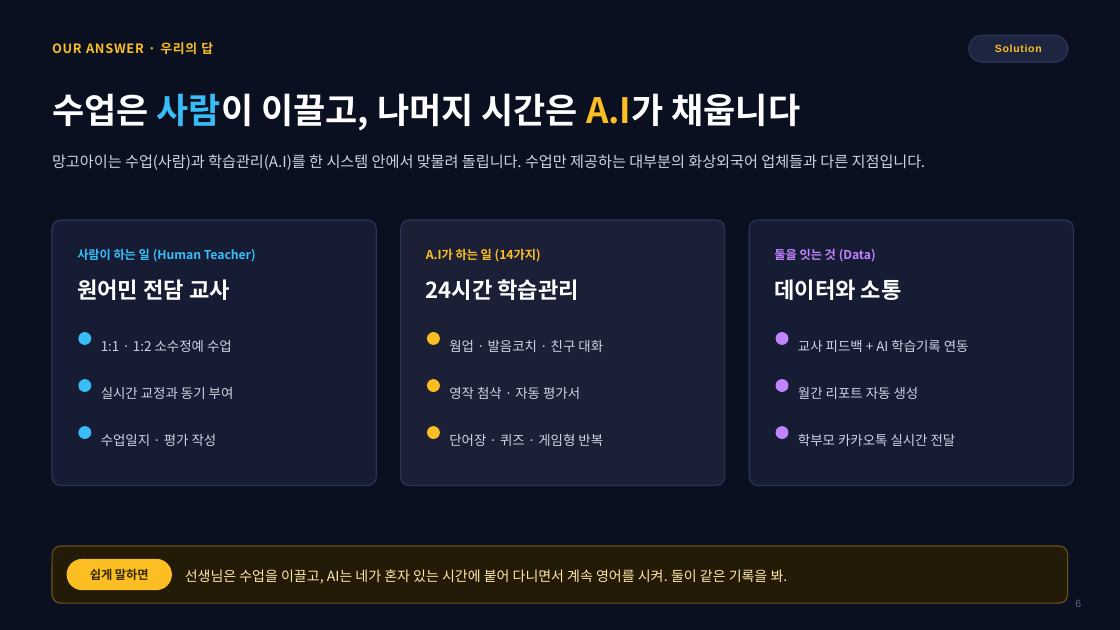
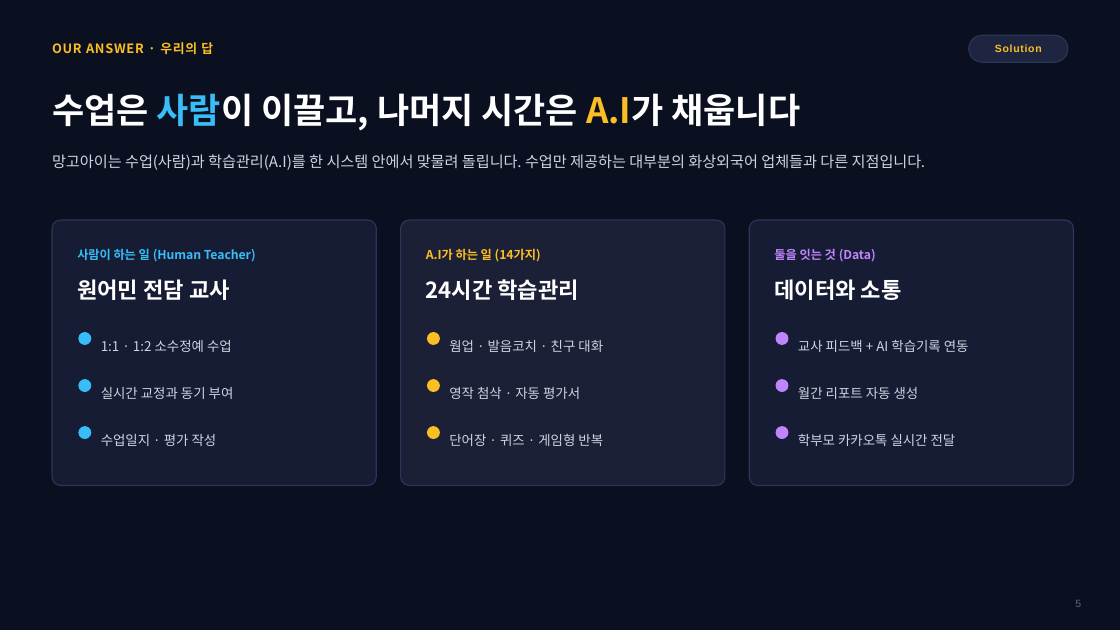
Before and after one commit to navy111p-sudo/mangoiweb, a slide deck: slide 5 of docs/MANGO_AI_안내_통합본_2026-08-17.pptx (slide 6 before the commit). Drawn at 1120x630 pixels with LibreOffice and Linux fonts; fonts in the diff are those of the drawing; background and template pictures are left out. Boxes give left, top, right and bottom in pixels: in the first picture for what was removed or moved away, otherwise in the second. Text is boxed around its words. In the diff, an @@ line names an element or a change of style, - is before the commit and + after.

```diff
--- a/docs/MANGO_AI_안내_통합본_2026-08-17.pptx
+++ b/docs/MANGO_AI_안내_통합본_2026-08-17.pptx
@@ rounded rectangle removed at (52, 546, 1068, 603) @@
@@ rounded rectangle removed at (67, 560, 171, 590) @@
@@ text removed at (90, 568, 149, 580) @@
-쉽게 말하면
@@ text removed at (185, 569, 788, 584) @@
-선생님은 수업을 이끌고, AI는 네가 혼자 있는 시간에 붙어 다니면서 계속 영어를 시켜. 둘이 같은 기록을 봐.
```
Also in this commit, not shown: 34 other slides changed, 6 slides removed.
